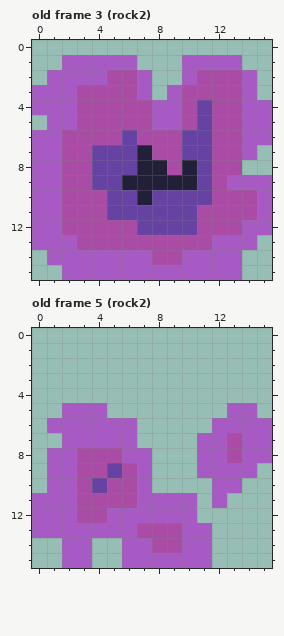
One commit to this pixel-art file: graphics/.aseprite/sprites/weakRocks.aseprite. That is the earlier state.
16x16 pixels, 7 frames. Shown: old frame 3 (rock2), old frame 5 (rock2). The commit also changed other frames, which this record leaves out.
After:
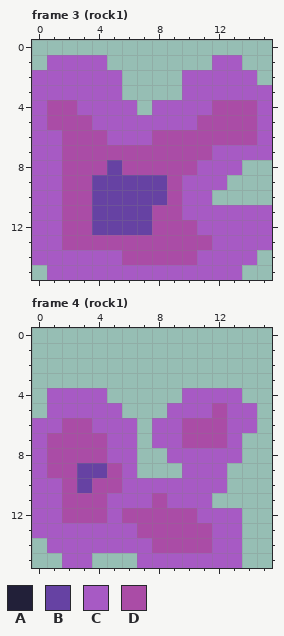
Palette (. is transparent): A #222039  B #6642a3  C #a75ac4  D #aa4ca6
A new or re-ordered frame is compared with the old frame closest to it.
Message: Make disappearing rocks 2x2 instead of 1x1
From old to new:
frames 7 -> 12
--- frame 3 (rock1) is new; against old frame 3 (rock2)
@@ x 0..15 @@
  0 ................
- 1 ..CCCCC...CCCC..
- 2 .CCCCDDC..CDDDC.
- 3 CCCDDDDC.CDDDDC.
- 4 CCCDDDDDCCDBDDCC
- 5 .CCDDDDDCCDBDDCC
- 6 CCDDDDBDDDBBDDCC
- 7 CCDDBBBADDBBDDC.
- 8 CCDDBBBAADABDD..
- 9 CCDDBBAAAAABDCCC
-10 CCDDDBBABBBBDDDC
-11 CCDDDBBBBBBDDDDC
-12 CCDDDDDBBBBDDDCC
-13 CCCDDDDDDDDDCCC.
-14 .CCCCCCCDDCCCC..
-15 ..CCCCCCCCCCCC..
+ 1 .CCCC.......CC..
+ 2 CCCCCC....CCCCC.
+ 3 CCCCCC....CCCCCC
+ 4 CDDCCCC.CCCCDDDC
+ 5 CDDDCCCCCCCDDDDC
+ 6 CCDDDCCCDDDDDDDC
+ 7 CCDDDDDDDDDDCCCC
+ 8 CCDDDBDDDDDCCC..
+ 9 CCDDBBBBBDCCC...
+10 CCDDBBBBBDCC....
+11 CCDDBBBBDDCCCCCC
+12 CCDDBBBBDDDCCCCC
+13 CCDDDDDDDDDDCCCC
+14 CCCCCCDDDDDCCCC.
+15 .CCCCCCCCCCCCC..
--- frame 4 (rock1) is new; against old frame 5 (rock2)
@@ x 0..15 @@
  3 ................
- 4 ................
- 5 ..CCC........CC.
- 6 .CCCCCC.....CCCC
- 7 ..CCCCC....CCDCC
- 8 .CCDDDCC...CCDCC
- 9 .CCDDBDC...CCCC.
-10 .CCDBDDC....CC..
-11 CCCDDDDCCCC.C...
-12 CCCDDCCCCCC.....
-13 CCCCCCCDDDCC....
-14 ..CC..CCDDCC....
-15 ..CC..CCCCCC....
+ 4 .CCCC.....CCCC..
+ 5 .CCCCC...CCCDCC.
+ 6 CCDDCCC.CCDDDCC.
+ 7 CDDDDCC.CCDDDC..
+ 8 CDDDDCC..CCCCC..
+ 9 CDDBBDC...CCC...
+10 CCDBDDCCCCCCC...
+11 CCDDDCCCDCCC....
+12 CCDDDCDDDDDCCC..
+13 CCCCCCCDDDDDCC..
+14 .CCCCCCCDDDDCC..
+15 ..CC...CCCCCCC..
Boxes around the changes in both pictures, in picture pixels (x1, y1, x2, y2):
changed: (32, 55, 272, 280)
changed: (32, 388, 272, 568)
